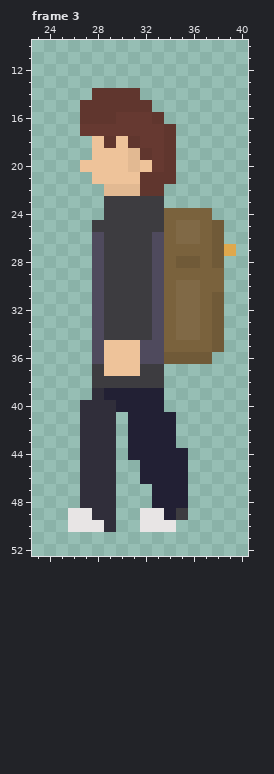
Two states of a pixel-art file, www/assets/character/torch/walk/leftwalk/leftwalk.ase. Above: the version before the commit.
64x64 pixels, 7 frames. Pixels under 10% opacity are left out. Colours within 5 levels of each other are drawn and written as one. Shown: frame 3: x 23..40, y 10..52. The commit also changed other frames, which this record leaves out.
The result:
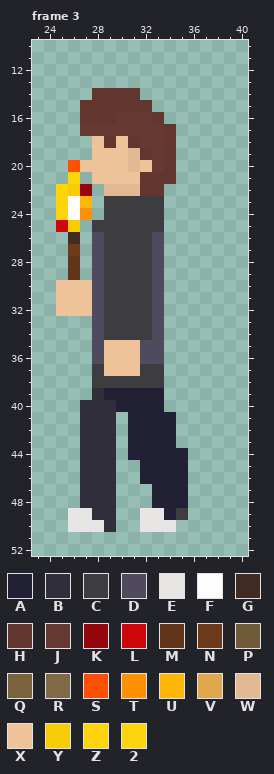
Palette (. is transparent): A #222034  B #302e3a  C #3d3c40  D #4f4a5d  E #e8e5e5  F #fefefffd  G #412a23fd  H #60362e  J #663931  K #96040cfc  L #cd0409fc  M #61341bfd  N #6b3917fc  P #705a38  Q #7a623d  R #806946  S #fd4f01fc  T #ff9005fd  U #ffb705fd  V #dfa84d  W #e2b992  X #eec39a  Y #f9cb06fd  Z #fdd407fd  2 #fed50efd
Changes in this commit:
layer "torch" added
layer "bag" now hidden
Frame 3:
y 20: x 26 . -> S
y 21: x 26 . -> 2
y 22: x 25..27 ... -> ZYK
y 23: x 25..27 ... -> 2FU
y 24: x 25..27 ... -> 2FT; x 34..37 QQQQ -> ....
y 25: x 25..26 .. -> LY; x 34..38 QRRQP -> .....
y 26: x 26 . -> G; x 34..38 QRRQP -> .....
y 27: x 26 . -> N; x 34..39 QQQQPV -> ......
y 28: x 26 . -> M; x 34..38 QPPQP -> .....
y 29: x 26 . -> M; x 34..38 QQQQQ -> .....
y 30: x 25..27 ... -> XXX; x 34..38 QRRQQ -> .....
y 31..32: x 25..27 ... -> XXX; x 34..38 QRRQP -> .....
y 33..34: x 34..38 QRRQP -> .....
y 35: x 34..38 QQQQP -> .....
y 36: x 34..37 PPPP -> ....
Boxes around the changes in both pictures, in picture pixels (x1, y1, x2, y2):
added: (56, 160, 92, 316)
erased: (164, 208, 236, 364)
